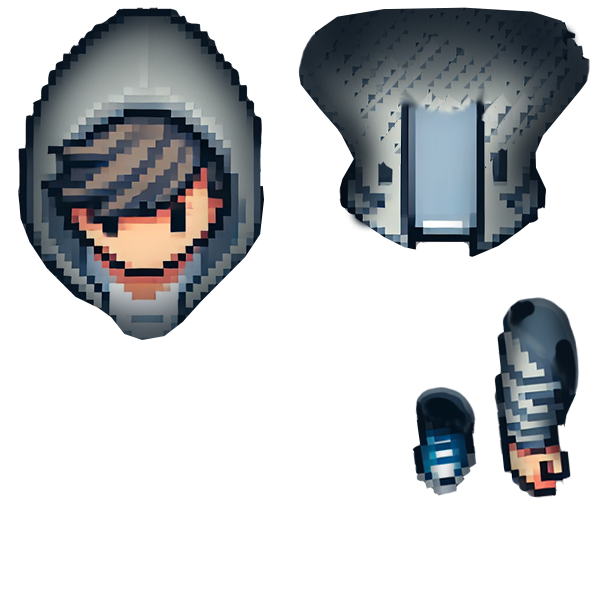
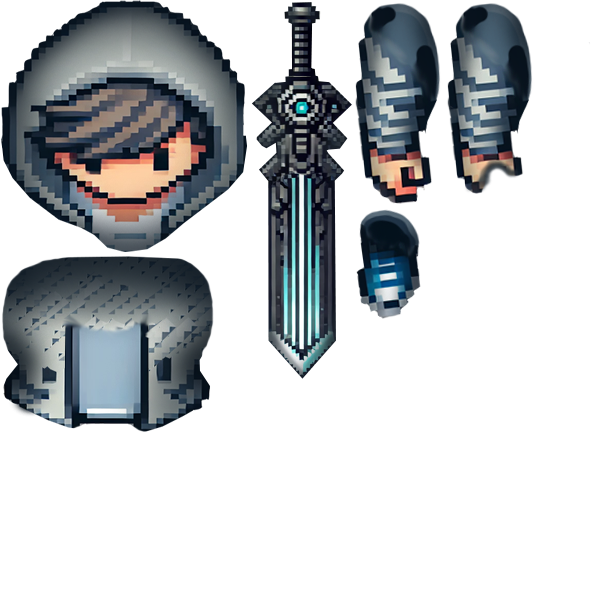
Layer changes from the first 600px x 600px image to the second:
painted on "Layer 3 copy" over [left=1, top=0, right=590, bottom=432]
removed layer "Layer 7 copy 3" over [left=298, top=7, right=590, bottom=498]
